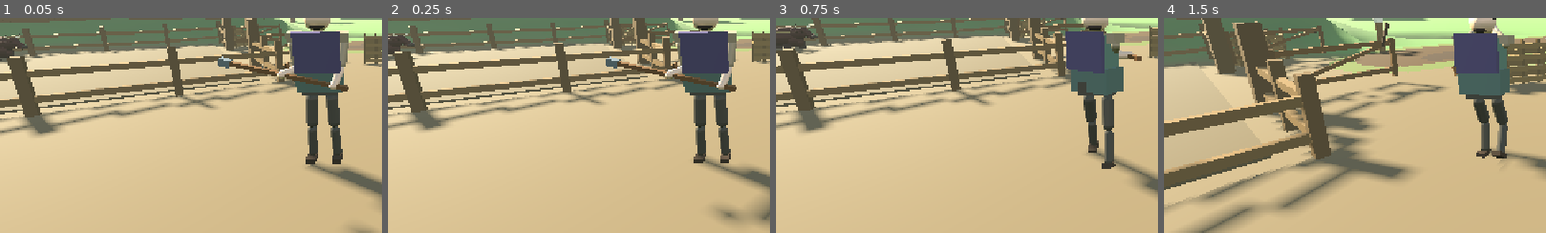
Above: before the commit, frames 1-4 (left to right).
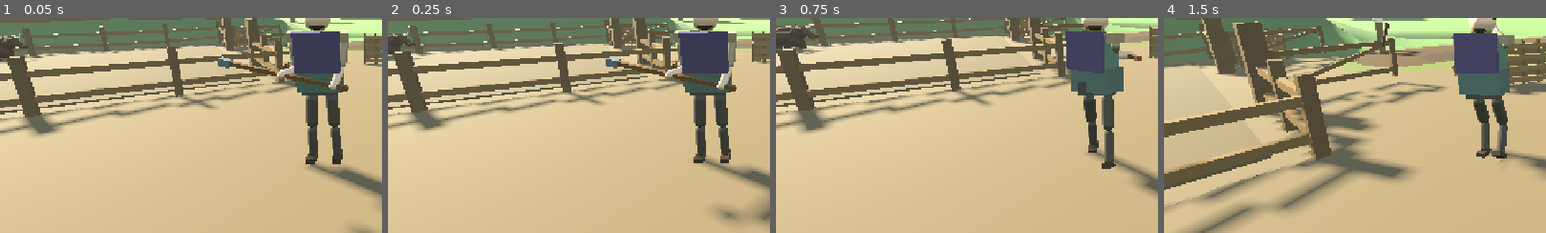
Above: after the commit, the same moments.

Repository: fortins4/devPlayground
Game: Godot game, scene res://scenes/prologue/opening_cattle_drive.tscn
The game is run twice, just before and just after one commit, with the same random seed, the same clock (stepped at 60 frames per second) and the same inputs. This scene is started directly instead of the project's main scene.
Inputs (mouse positions are % of the whole screen's width and height, from its top left):
- Up to frame 1 (0.05 s): no input
- Up to frame 2 (0.25 s): no input
- Up to frame 3 (0.75 s): tap Enter at 0.5 s; move the mouse to (49, 52) at 0.52 s; hold W (move_forward) from 0.53 s (still down); hold Right mouse button (attack_heavy) from 0.53 s (still down); click (49, 52) at 0.67 s
- Up to frame 4 (1.5 s): keep holding W (move_forward); tap Space (jump) at 0.77 s; move the mouse to (57, 51) at 1.27 s; release Right mouse button (attack_heavy) at 1.28 s; click (57, 51) at 1.35 s
The pictures show only the part of the screen within x 0-50%, y 34-84%; the shares and areas given below are measured in that part.

The runs differ from the first frame. In frame 1, less than 0.1% of the frame differs, in the area x 0-10%, y 7-20%; in frame 2, less than 0.1%; in frame 3, less than 0.1%; in frame 4, nothing differs.

Commit message:
Opening H5 fix 2: black cows read as cattle at distance; no floating 'cattle' labels
Black coats only: face (head mesh + cheeks) lifted toward brown, a mealy band along the lower
face and jaw capped by a dark nose pad, paler inner ears, soft rim light on the coat material.
All horned cows: thicker horn bases with a boss at the root, slightly longer upturn; face a
touch longer and less nose-down, broader flatter poll, ears more level. Polled stay hornless.
Opening cows hide the inherited Label3D (node kept; nothing depends on it being visible).
Sizes, coats, leg rig, gait, slope lean, collision, hurtbox and AI unchanged.

Diff:
--- a/scripts/prologue/opening_cattle_look.gd
+++ b/scripts/prologue/opening_cattle_look.gd
@@ -15,19 +15,38 @@
 const C_HORN := Color(0.86, 0.8, 0.64)
 const C_HORN_TIP := Color(0.16, 0.13, 0.1)
 const C_MUZZLE := Color(0.22, 0.19, 0.17)
+## Black coats (H5 fix 2): a mealy, lighter muzzle and a subtly browner face so the head's
+## wedge reads against the dark body at walk-up / herd distance.
+const C_MUZZLE_MEALY := Color(0.42, 0.35, 0.27)
+const C_NOSE_PAD := Color(0.1, 0.085, 0.08)
+const DARK_FACE_TINT := Color(0.34, 0.25, 0.17)
+const DARK_FACE_LIFT := 0.32
+const DARK_LUMA := 0.12
 
 ## Face axis: from the poll down and forward to the muzzle (≈ 40° nose-down).
-const FACE_DIR := Vector3(0.0, -0.64, -0.77)
+const FACE_DIR := Vector3(0.0, -0.57, -0.82)
 const POLL := Vector3(0.0, 0.84, -0.98)
-const FACE_LEN := 0.46
+const FACE_LEN := 0.49
 
 
 ## Dress `body` (a CapsuleMesh r 0.42 h 1.35 instance) and `head` (any MeshInstance3D; its mesh
 ## is replaced) in the cattle look. `mat` maps a Color to a Material. Returns the parts that
 ## should share the body's (state-tinted) material.
+## True for the black coats (and their state tints).
+static func is_dark(coat: Color) -> bool:
+	return coat.get_luminance() < DARK_LUMA
+
+
+## Face (head mesh) tone for a coat: unchanged on red coats, lifted toward brown on black ones.
+static func face_tone(coat: Color) -> Color:
+	return coat.lerp(DARK_FACE_TINT, DARK_FACE_LIFT) if is_dark(coat) else coat
+
+
 static func dress(body: MeshInstance3D, head: MeshInstance3D, coat: Color, horned: bool, mat: Callable) -> Array:
 	var coat_parts: Array = []
 	var sph := _sphere()
+	var dark := is_dark(coat)
+	var face := face_tone(coat)
 	if body:
 		body.transform = Transform3D(Basis(Vector3(1.0, 0, 0), Vector3(0, 0, 1.07), Vector3(0, -0.76, 0)), Vector3(0, 0.55, 0.02))
 		body.set_surface_override_material(0, mat.call(coat))
@@ -56,24 +75,30 @@
 		head.mesh = fm
 		var fb := _axis_basis(FACE_DIR) * Basis.from_scale(Vector3(1.0, FACE_LEN, 0.82))
 		head.transform = Transform3D(fb, POLL + FACE_DIR * (FACE_LEN * 0.5))
-		head.set_surface_override_material(0, mat.call(coat))
+		head.set_surface_override_material(0, mat.call(face))
 		var tip := POLL + FACE_DIR * FACE_LEN
 		# Thick neck from the withers down into the poll.
 		coat_parts.append(_attach(head, Vector3(0, 0.7, -0.76), Basis(Vector3.RIGHT, 0.55) * Basis.from_scale(Vector3(0.2, 0.25, 0.25)), sph, coat, mat))
 		# Broad forehead / poll and cheeks.
-		coat_parts.append(_attach(head, POLL + Vector3(0, -0.02, -0.02), Basis.from_scale(Vector3(0.15, 0.12, 0.12)), sph, coat, mat))
-		coat_parts.append(_attach(head, POLL + FACE_DIR * 0.2 + Vector3(0, -0.03, 0.04), Basis.from_scale(Vector3(0.13, 0.11, 0.12)), sph, coat, mat))
+		coat_parts.append(_attach(head, POLL + Vector3(0, -0.02, -0.02), Basis.from_scale(Vector3(0.16, 0.11, 0.13)), sph, coat, mat))
+		_attach(head, POLL + FACE_DIR * 0.2 + Vector3(0, -0.03, 0.04), Basis.from_scale(Vector3(0.13, 0.11, 0.12)), sph, face, mat)
 		# Jaw line under the face, and the muzzle (greyer) with two nostrils at the tip.
 		coat_parts.append(_attach(head, POLL + FACE_DIR * 0.3 + Vector3(0, -0.08, 0.06), Basis(Vector3.RIGHT, -0.65) * Basis.from_scale(Vector3(0.075, 0.06, 0.17)), sph, coat, mat))
-		_attach(head, tip + Vector3(0, 0.01, 0.0), Basis.from_scale(Vector3(0.09, 0.075, 0.07)), sph, C_MUZZLE, mat)
+		if dark:
+			# Mealy band along the lower face and jaw (not a disc at the tip), capped by a dark
+			# moist nose pad, so the face reads as a long bovine wedge rather than a snout.
+			_attach(head, tip - FACE_DIR * 0.1 + Vector3(0, -0.005, 0), _axis_basis(FACE_DIR) * Basis.from_scale(Vector3(0.088, 0.15, 0.074)), sph, C_MUZZLE_MEALY, mat)
+			_attach(head, tip + FACE_DIR * 0.03 + Vector3(0, 0.005, 0), Basis.from_scale(Vector3(0.07, 0.05, 0.035)), sph, C_NOSE_PAD, mat)
+		else:
+			_attach(head, tip + Vector3(0, 0.01, 0.0), Basis.from_scale(Vector3(0.09, 0.075, 0.07)), sph, C_MUZZLE, mat)
 		for sx in [-1.0, 1.0]:
 			_attach(head, tip + Vector3(sx * 0.035, 0.02, -0.055), Basis.from_scale(Vector3(0.018, 0.014, 0.01)), sph, Color(0.05, 0.04, 0.04), mat)
 		for sx in [-1.0, 1.0]:
 			# Ear: a leaf standing out sideways (a touch down and back) just below the horn root.
 			var ear_root := POLL + Vector3(sx * 0.13, -0.04, 0.05)
-			var eb := Basis(Vector3.FORWARD, sx * 0.2) * Basis(Vector3.UP, sx * -0.25)
-			_attach(head, ear_root + eb * Vector3(sx * 0.1, 0, 0), eb * Basis.from_scale(Vector3(0.11, 0.055, 0.022)), sph, coat.lightened(0.04), mat)
-			_attach(head, ear_root + eb * Vector3(sx * 0.11, 0, -0.012), eb * Basis.from_scale(Vector3(0.08, 0.035, 0.01)), sph, coat.lightened(0.18), mat)  # inner ear
+			var eb := Basis(Vector3.FORWARD, sx * 0.12) * Basis(Vector3.UP, sx * -0.2)
+			_attach(head, ear_root + eb * Vector3(sx * 0.115, 0, 0), eb * Basis.from_scale(Vector3(0.125, 0.06, 0.024)), sph, coat.lightened(0.04), mat)
+			_attach(head, ear_root + eb * Vector3(sx * 0.125, 0, -0.013), eb * Basis.from_scale(Vector3(0.09, 0.038, 0.01)), sph, coat.lightened(0.24 if dark else 0.18), mat)  # inner ear
 			if horned:
 				# Short horn: out sideways from the poll, then up and a little forward, pale with
 				# a dark tip — thick enough to read at walk-up distance.
@@ -81,10 +106,11 @@
 				var out := Vector3(sx * 0.9, 0.3, -0.25).normalized()
 				var up := Vector3(sx * 0.25, 0.95, -0.2).normalized()
 				var mid := root + out * 0.12
-				var end := mid + up * 0.1
-				_attach(head, (root + mid) * 0.5, _axis_basis(out) * Basis.from_scale(Vector3(0.036, 0.13, 0.036)), _cyl(0.8, 1.0), C_HORN, mat)
-				_attach(head, mid, Basis.from_scale(Vector3(0.03, 0.03, 0.03)), sph, C_HORN, mat)
-				_attach(head, (mid + end) * 0.5, _axis_basis(up) * Basis.from_scale(Vector3(0.029, 0.1, 0.029)), _cyl(0.35, 1.0), C_HORN, mat)
+				var end := mid + up * 0.11
+				_attach(head, (root + mid) * 0.5, _axis_basis(out) * Basis.from_scale(Vector3(0.047, 0.13, 0.047)), _cyl(0.78, 1.0), C_HORN, mat)
+				_attach(head, root, Basis.from_scale(Vector3(0.05, 0.045, 0.05)), sph, C_HORN, mat)  # boss at the root
+				_attach(head, mid, Basis.from_scale(Vector3(0.037, 0.037, 0.037)), sph, C_HORN, mat)
+				_attach(head, (mid + end) * 0.5, _axis_basis(up) * Basis.from_scale(Vector3(0.036, 0.11, 0.036)), _cyl(0.4, 1.0), C_HORN, mat)
 				_attach(head, end + up * 0.025, _axis_basis(up) * Basis.from_scale(Vector3(0.011, 0.05, 0.011)), _cyl(0.1, 1.0), C_HORN_TIP, mat)
 	return coat_parts
 
--- a/scripts/prologue/opening_cow.gd
+++ b/scripts/prologue/opening_cow.gd
@@ -104,6 +104,9 @@
 	super._ready()
 	start_position = global_position
 	_start_basis = global_transform.basis
+	# No floating "cattle" / state text over the opening herd (the node stays, hidden).
+	if label:
+		label.visible = false
 	for nm in _TILT_NODES:
 		var n := get_node_or_null(nm) as Node3D
 		if n:
@@ -146,6 +149,11 @@
 		var m := StandardMaterial3D.new()
 		m.albedo_color = c
 		m.roughness = 0.85
+		if CattleLook.is_dark(c):
+			# Soft rim light on black coats so the outline (face, ears, horns) reads at distance.
+			m.rim_enabled = true
+			m.rim = 0.6
+			m.rim_tint = 0.4
 		_coat_mats[key] = m
 	return _coat_mats[key]
 
@@ -166,7 +174,7 @@
 	for node_name in ["MeshInstance3D", "Head"]:
 		var mi := get_node_or_null(node_name) as MeshInstance3D
 		if mi and mi.get_active_material(0) is StandardMaterial3D:
-			(mi.get_active_material(0) as StandardMaterial3D).albedo_color = c
+			(mi.get_active_material(0) as StandardMaterial3D).albedo_color = c if node_name != "Head" else CattleLook.face_tone(c)
 	var bm := get_node_or_null("MeshInstance3D") as MeshInstance3D
 	if bm:
 		for n in _coat_parts:
